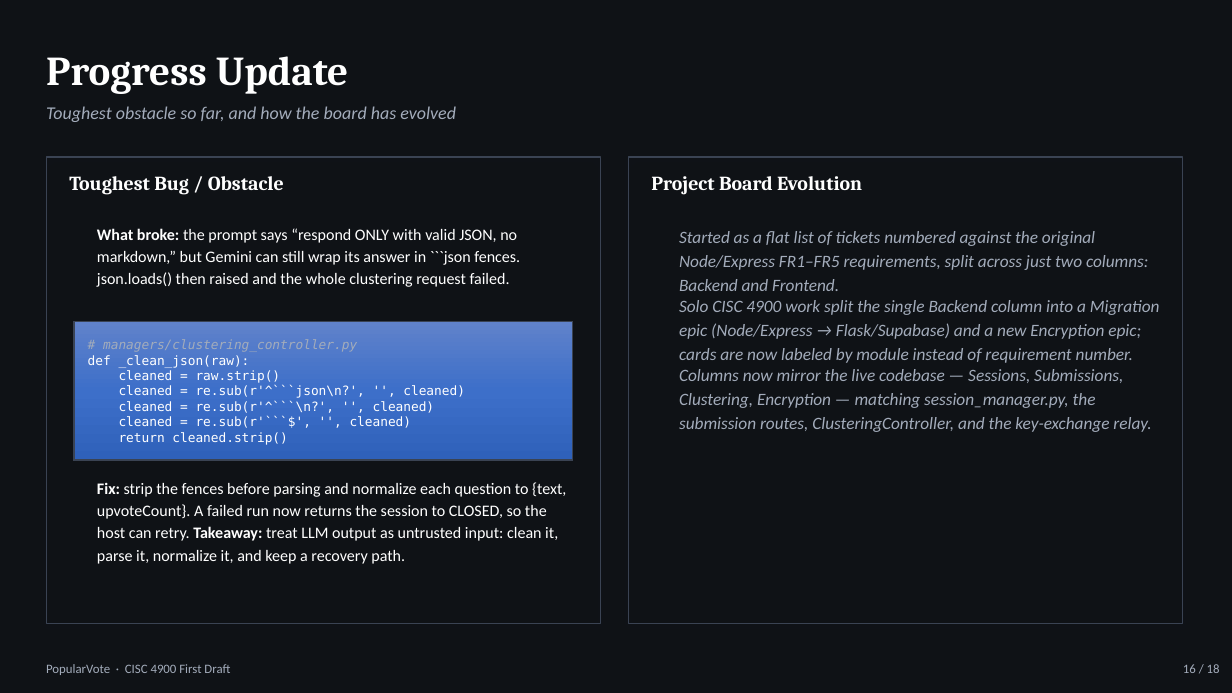
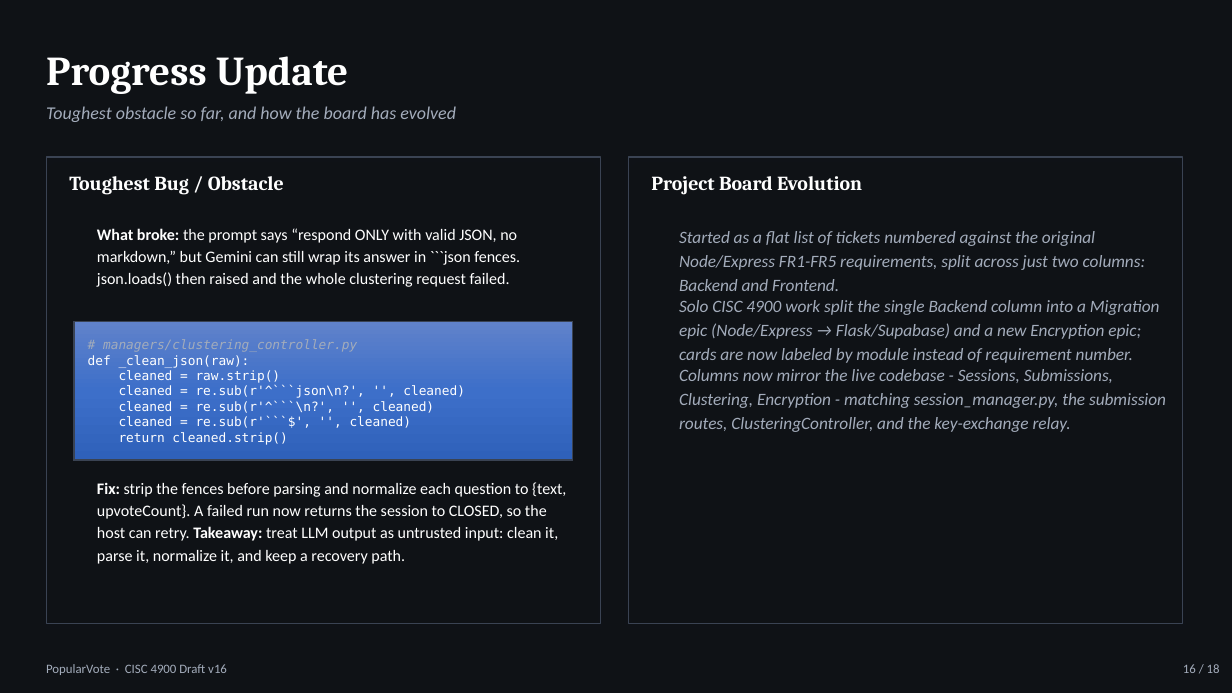
Before and after one commit to Marqed4/marqed4.github.io, a slide deck: slide 16 of public/documents/popularvote-sixteenth-draft-dark.pptx. Drawn at 1232x693 pixels with LibreOffice and Linux fonts; fonts in the diff are those of the drawing. Boxes give left, top, right and bottom in pixels: in the first picture for what was removed or moved away, otherwise in the second. Text is boxed around its words. In the diff, an @@ line names an element or a change of style, - is before the commit and + after.

```diff
--- a/public/documents/popularvote-sixteenth-draft-dark.pptx
+++ b/public/documents/popularvote-sixteenth-draft-dark.pptx
@@ text at (679,231,1146,291): text changed @@
-Started as a flat list of tickets numbered against the original Node/Express FR1–FR5 requirements, split across just two columns: Backend and Frontend.
+Started as a flat list of tickets numbered against the original Node/Express FR1-FR5 requirements, split across just two columns: Backend and Frontend.
@@ text at (679,369,1166,432): text changed @@
-Columns now mirror the live codebase — Sessions, Submissions, Clustering, Encryption — matching session_manager.py, the submission routes, ClusteringController, and the key-exchange relay.
+Columns now mirror the live codebase - Sessions, Submissions, Clustering, Encryption - matching session_manager.py, the submission routes, ClusteringController, and the key-exchange relay.
@@ text at (46,664,227,675): text changed @@
-PopularVote · CISC 4900 First Draft
+PopularVote · CISC 4900 Draft v16
```
Also in this commit, not shown: 17 other slides changed.
